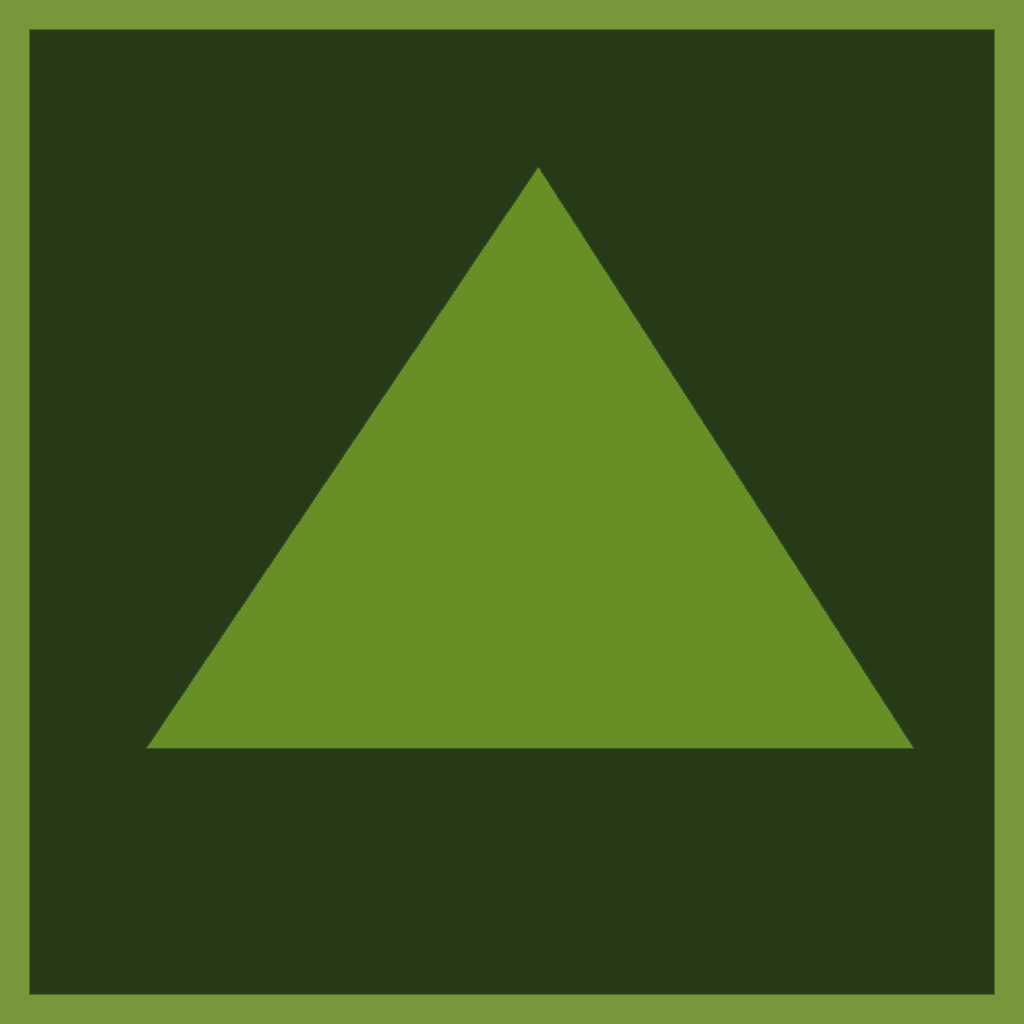
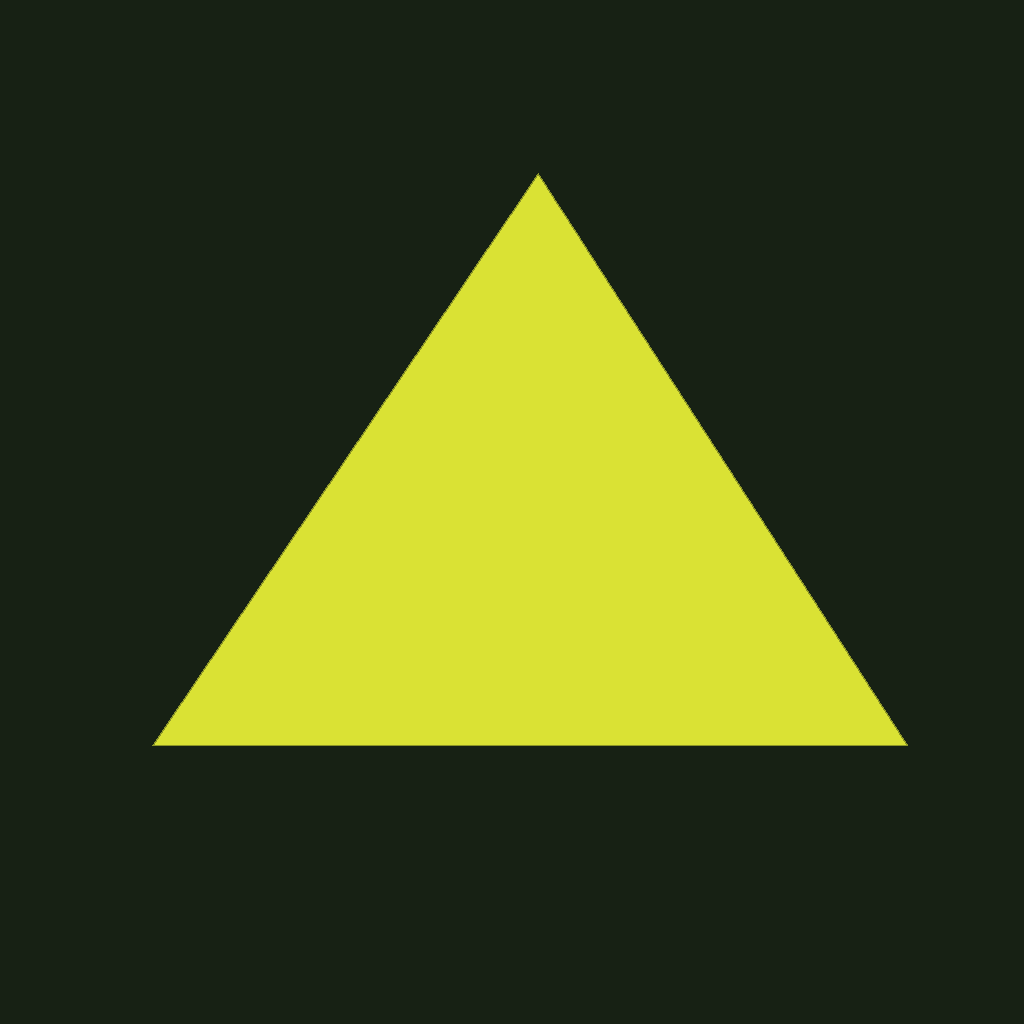
The second 1024 × 1024 image is a revision of the first. Changes to its layers:
painted on "Layer 2" over [0, 0, 1024, 1024]
